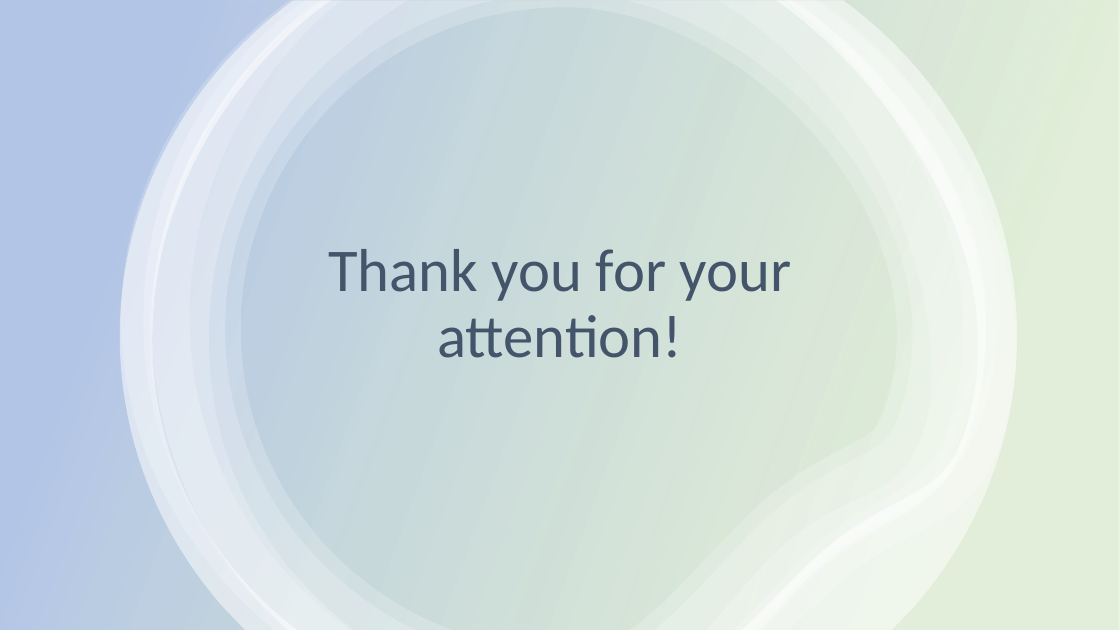
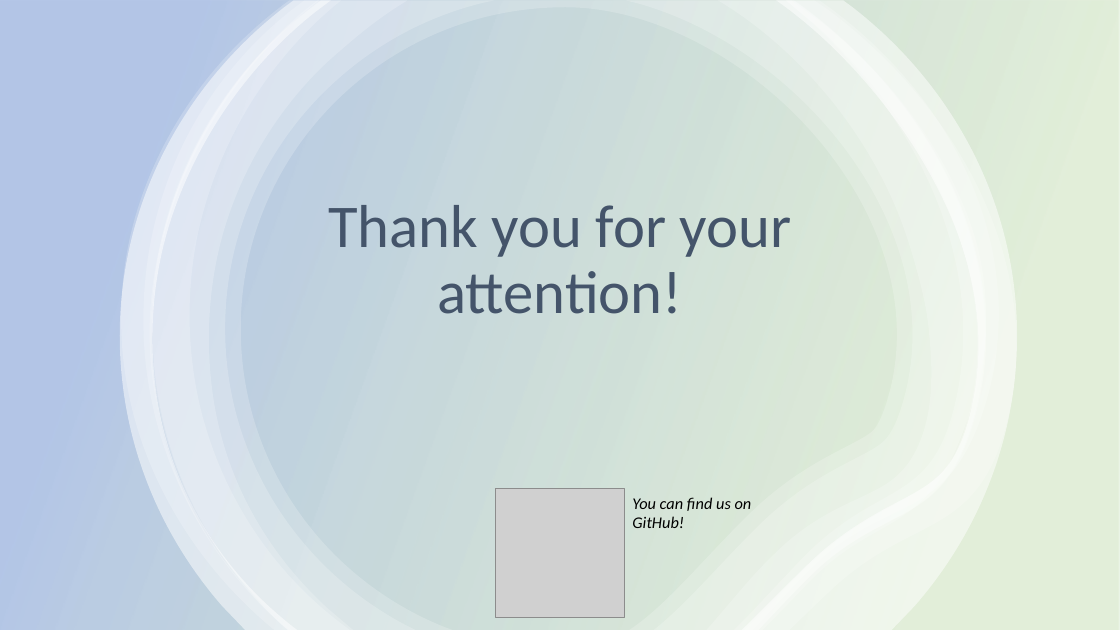
Before and after one commit to erikhelmut/ADL-recognition-with-wrist-worn-accelerometer, a slide deck: slide 10 of Activities of Daily Living-recognition-with-wrist-worn-accelerometer.pptx. Drawn at 1120x630 pixels with LibreOffice and Linux fonts; fonts in the diff are those of the drawing; grey boxes stand for pictures. Boxes give left, top, right and bottom in pixels: in the first picture for what was removed or moved away, otherwise in the second. Text is boxed around its words. In the diff, an @@ line names an element or a change of style, - is before the commit and + after.

```diff
--- a/Activities of Daily Living-recognition-with-wrist-worn-accelerometer.pptx
+++ b/Activities of Daily Living-recognition-with-wrist-worn-accelerometer.pptx
@@ title "Thank you for your attention!": place and size @@
-title "Thank you for your attention!" at (328,249,792,358)
+title "Thank you for your attention!" at (328,205,792,314)
@@ picture added at (496,489,624,618) @@
@@ text added at (632,497,752,528), 14 pt, text #000000, italic @@
+You can find us on GitHub!
```
Also in this commit, not shown: 1 other slide changed.
